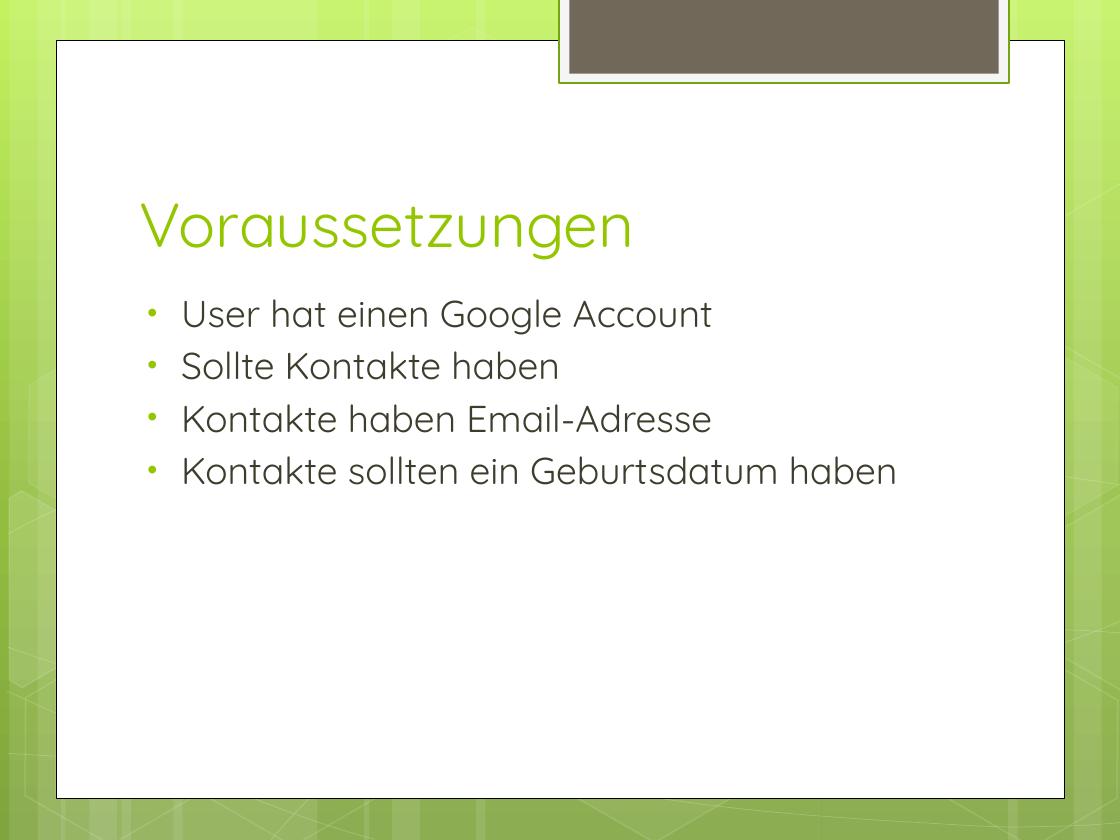
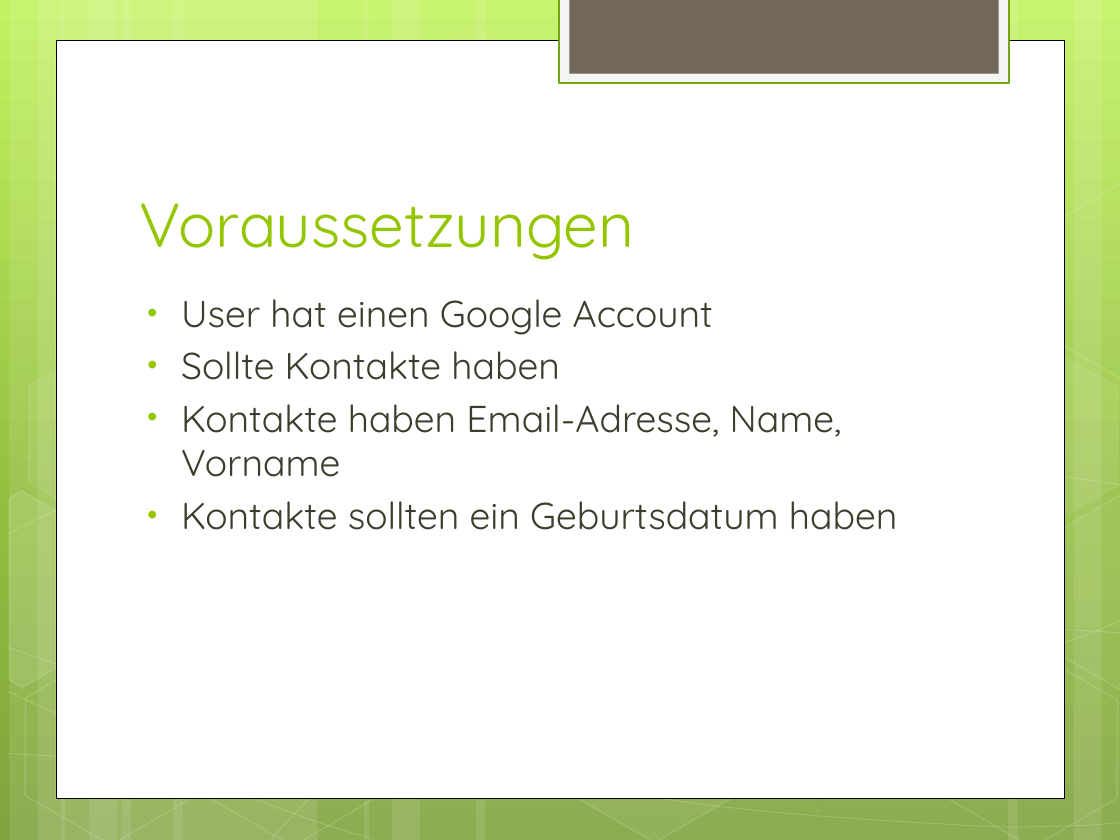
Before and after one commit to Yserz/Auto-B-Day, a slide deck: slide 6 of projectmanagement/presentations/3_Auto-B-Day_Endpraesentation.pptx. Drawn at 1120x840 pixels with LibreOffice and Linux fonts; fonts in the diff are those of the drawing. Boxes give left, top, right and bottom in pixels: in the first picture for what was removed or moved away, otherwise in the second. Text is boxed around its words. In the diff, an @@ line names an element or a change of style, - is before the commit and + after.

Commit message:
fixed some tests and changed last presentation

```diff
--- a/projectmanagement/presentations/3_Auto-B-Day_Endpraesentation.pptx
+++ b/projectmanagement/presentations/3_Auto-B-Day_Endpraesentation.pptx
@@ text at <box>181,404,842,477</box>: text changed @@
-• Kontakte haben Email-Adresse
+• Kontakte haben Email-Adresse, Name, Vorname
```
Also in this commit, not shown: 2 other files.
